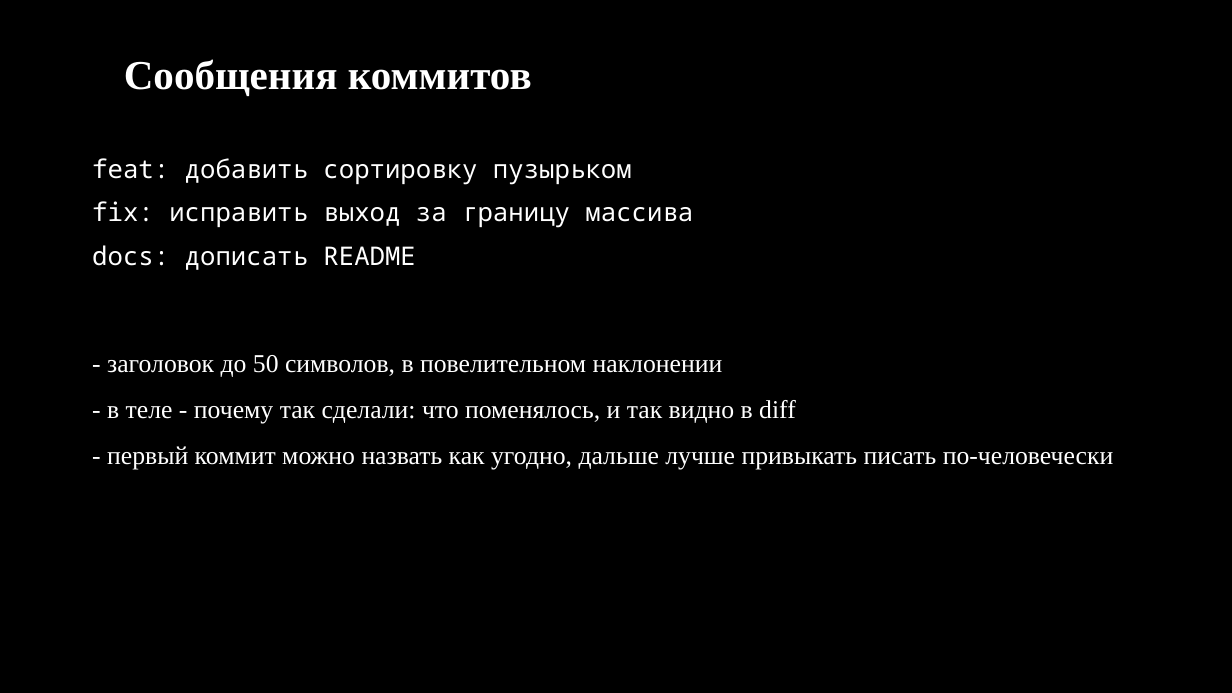
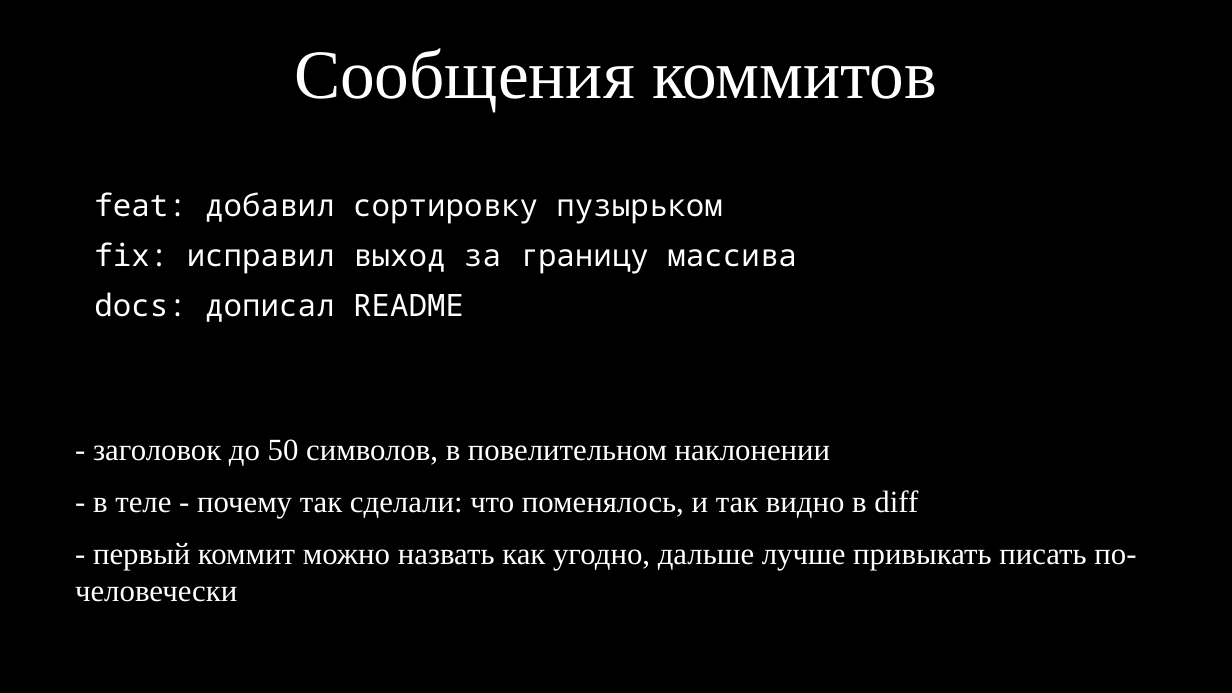
Before and after one commit to kruffka/C-Programming, a slide deck: slide 18 of 9_git/9_git.pptx (slide 17 before the commit). Drawn at 1232x693 pixels with LibreOffice and Linux fonts; fonts in the diff are those of the drawing. Boxes give left, top, right and bottom in pixels: in the first picture for what was removed or moved away, otherwise in the second. Text is boxed around its words. In the diff, an @@ line names an element or a change of style, - is before the commit and + after.

```diff
--- a/9_git/9_git.pptx
+++ b/9_git/9_git.pptx
@@ title "Сообщения коммитов" at (294,48,937,112): size 32 to 54 pt, bold off; alignment left to centre @@
@@ text at (94,192,796,322): text changed; size 20 to 24 pt @@
-feat: добавить сортировку пузырьком
-fix: исправить выход за границу массива
-docs: дописать README
+feat: добавил сортировку пузырьком
+fix: исправил выход за границу массива
+docs: дописал README
@@ text "- заголовок до 50 символов, ...": place and size @@
-text "- заголовок до 50 символов, ..." at (107,355,1113,470)
+text "- заголовок до 50 символов, ..." at (75,439,1136,602)
@@ text "- заголовок до 50 символов, ..." at (75,439,1136,602): size 20 to 24 pt @@
```
Also in this commit, not shown: 5 other slides changed, 3 slides added, 1 slide removed, 4 other files.
